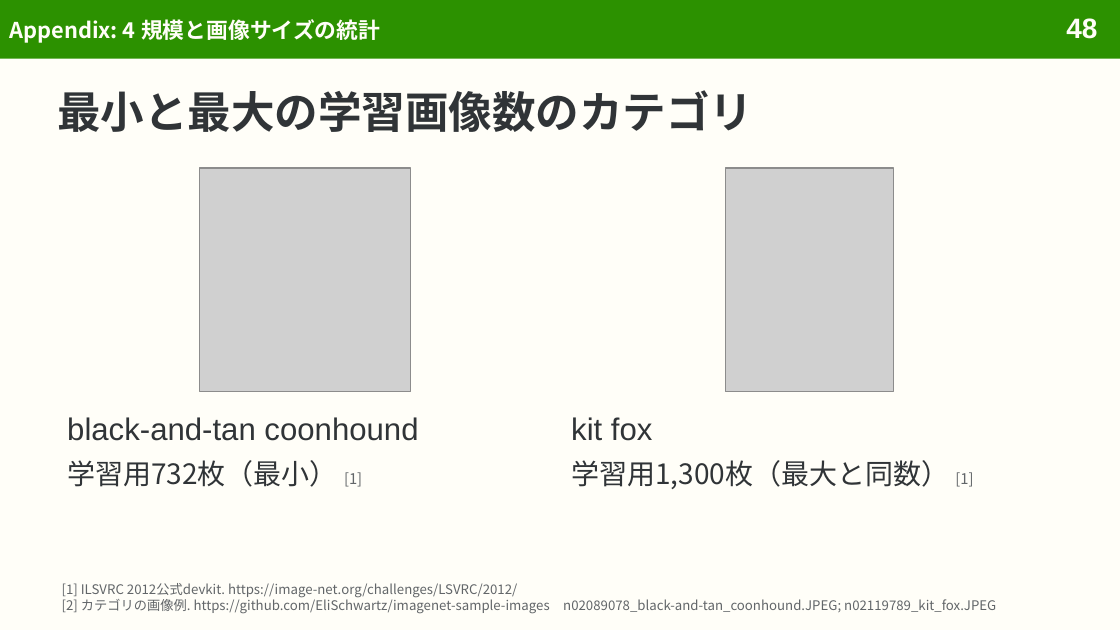
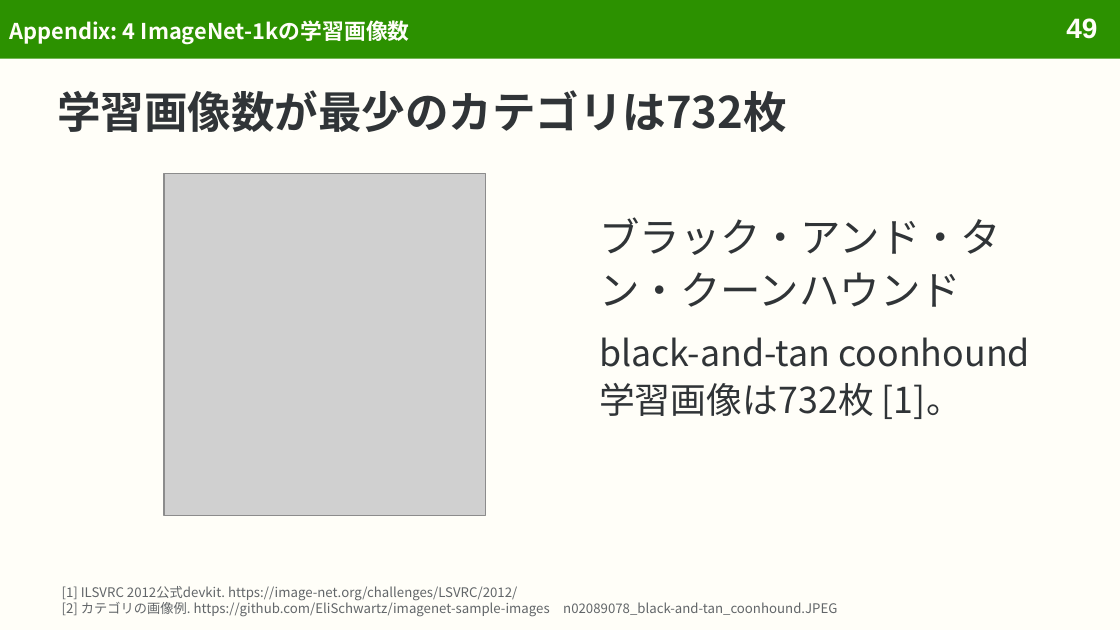
Before and after one commit to sasakiy84/datasets-in-10-minutes, a slide deck: slide 49 of slides/datasets-in-10-minutes-imagenet.pptx (slide 48 before the commit). Drawn at 1120x630 pixels with LibreOffice and Linux fonts; fonts in the diff are those of the drawing; grey boxes stand for pictures. Boxes give left, top, right and bottom in pixels: in the first picture for what was removed or moved away, otherwise in the second. Text is boxed around its words. In the diff, an @@ line names an element or a change of style, - is before the commit and + after.

```diff
--- a/slides/datasets-in-10-minutes-imagenet.pptx
+++ b/slides/datasets-in-10-minutes-imagenet.pptx
@@ title at bbox=[9, 20, 410, 45]: text changed @@
-Appendix: 4 規模と画像サイズの統計
+Appendix: 4 ImageNet-1kの学習画像数
@@ page number at bbox=[1066, 18, 1097, 39]: text changed @@
-48
+49
@@ title at bbox=[57, 90, 786, 132]: text changed @@
-最小と最大の学習画像数のカテゴリ
+学習画像数が最少のカテゴリは732枚
@@ picture: place and size @@
-picture at bbox=[199, 168, 410, 392]
+picture at bbox=[164, 174, 485, 515]
@@ picture removed at bbox=[725, 168, 893, 392] @@
@@ text added at bbox=[599, 217, 1001, 307], 26 pt, text #303437 @@
+ブラック・アンド・タン・クーンハウンド
@@ text at bbox=[599, 337, 1030, 419]: text changed; size 18 to 23 pt @@
-学習用732枚（最小） [1]
+black-and-tan coonhound
+学習画像は732枚 [1]。
@@ text removed at bbox=[67, 417, 418, 441] @@
-black-and-tan coonhound
@@ text removed at bbox=[571, 417, 652, 441] @@
-kit fox
@@ text removed at bbox=[571, 460, 973, 489] @@
-学習用1,300枚（最大と同数） [1]
@@ text at bbox=[62, 586, 837, 617]: text changed @@
-[1] ILSVRC 2012公式devkit. https://image-net.org/challenges/LSVRC/2012/
-[2] カテゴリの画像例. https://github.com/EliSchwartz/imagenet-sample-images n02089078_black-and-tan_coonhound.JPEG; n02119789_kit_fox.JPEG
+[1] ILSVRC 2012公式devkit. https://image-net.org/challenges/LSVRC/2012/
+[2] カテゴリの画像例. https://github.com/EliSchwartz/imagenet-sample-images n02089078_black-and-tan_coonhound.JPEG
```
Also in this commit, not shown: 54 other slides changed, 2 slides added, 10 other files.
